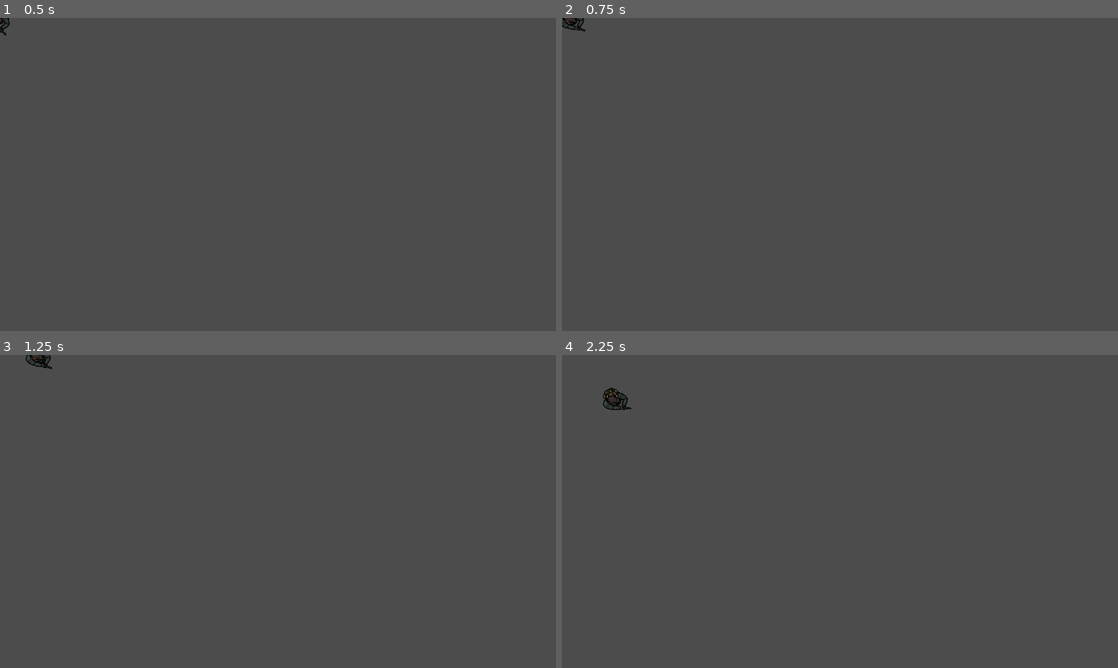
Above: before the commit, frames 1-4 (two rows, left to right).
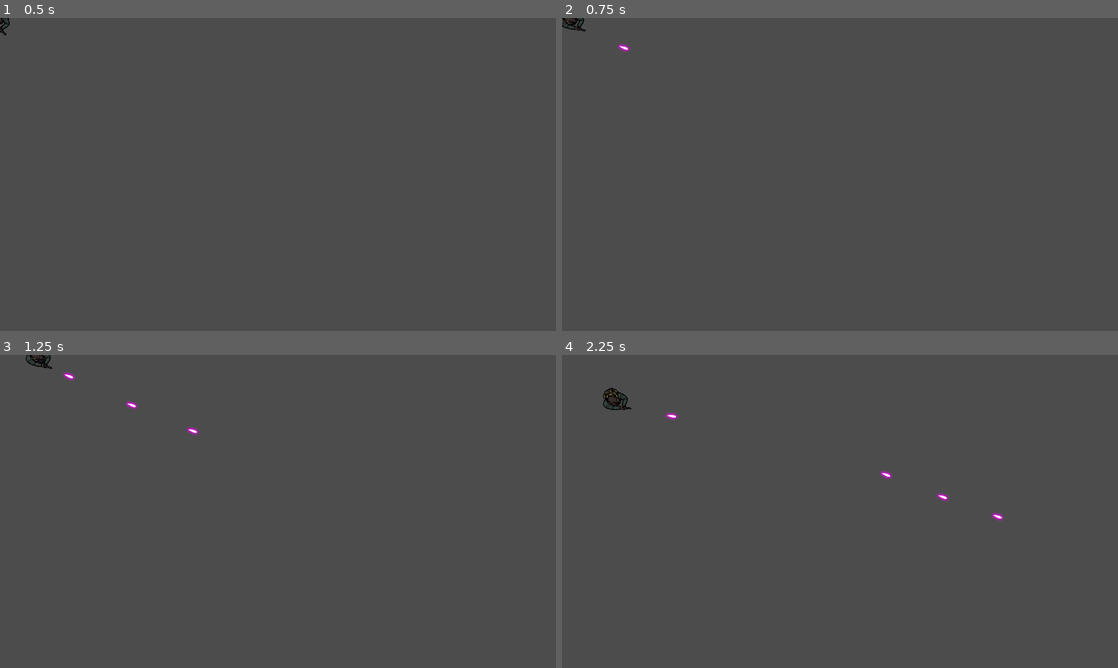
Above: after the commit, the same moments.

Repository: Gui-dev/topdownshooter
Game: Godot game, scene res://scenes/player/player.tscn
The game is run twice, just before and just after one commit, with the same random seed, the same clock (stepped at 60 frames per second) and the same inputs. The project has no main scene, so this scene is started directly.
Inputs (mouse positions are in pixels of both pictures, inside the frame that each line leads up to):
- Up to frame 1 (0.5 s): no input
- Up to frame 2 (0.75 s): tap Enter at 0.5 s; move the mouse to (962, 158) at 0.52 s; press the mouse at (962, 158) at 0.53 s; hold Right (ui_right) from 0.53 s (still down)
- Up to frame 3 (1.25 s): keep holding Right (ui_right)
- Up to frame 4 (2.25 s): move the mouse to (728, 527) at 1.27 s; release Right (ui_right) at 1.28 s; release the mouse at (728, 527) at 1.28 s; hold Down (ui_down) 1.28-2.03 s; click (728, 527) at 1.35 s; move the mouse to (895, 442) at 2.02 s; press the mouse at (895, 442) at 2.03 s; hold Right (ui_right) from 2.03 s (still down)

Frame 1 is identical in both runs. In frame 2, less than 0.1% of the frame differs, in the area x 10-13%, y 8-11%; in frame 3, 0.1%; in frame 4, 0.2%, in the area x 18-80%, y 18-53%.

Commit message:
feat: add helper function _shoot

Diff:
--- a/scenes/player/player.tscn
+++ b/scenes/player/player.tscn
@@ -242,7 +242,7 @@
 parameters/blend_position = Vector2( 0, 0 )
 
 [node name="body" type="Sprite" parent="sprites"]
-texture = ExtResource( 27 )
+texture = ExtResource( 2 )
 
 [node name="animation" type="AnimationPlayer" parent="sprites/body"]
 anims/RESET = SubResource( 5 )
@@ -255,3 +255,6 @@
 active = true
 parameters/playback = SubResource( 19 )
 parameters/pistol/blend_position = 0
+
+[node name="barrel" type="Position2D" parent="."]
+position = Vector2( 71, 26 )
--- a/scripts/player/player.gd
+++ b/scripts/player/player.gd
@@ -2,12 +2,16 @@
 class_name Player
 
 
+const Bullet = preload('res://scenes/prefabs/bullet.tscn')
 var speed: float = 200.0
 var motion_velocity: Vector2 = Vector2.ZERO
 var weapon: String = 'pistol'
+var weapon_timer: float = 0.0
+var cooldown: float = 0.3
 onready var animation_legs: AnimationTree = $sprites/legs/AnimationTree
 onready var animation_body: AnimationTree = $sprites/body/AnimationTree
 onready var animation_node: AnimationNodeStateMachinePlayback = animation_body.get('parameters/playback')
+onready var barrel: Position2D = $barrel
 
 
 func _process(delta: float) -> void:
@@ -19,6 +23,11 @@
   look_at(get_global_mouse_position())
   _animations()
 
+  weapon_timer -= delta
+  if Input.is_action_pressed('ui_shoot') and weapon_timer <= 0:
+    weapon_timer = cooldown
+    _shoot()
+
 
 func _physics_process(delta: float) -> void:
   motion_velocity = move_and_slide(motion_velocity)
@@ -27,3 +36,11 @@
 func _animations() -> void:
   animation_legs.set('parameters/blend_position', motion_velocity)
   animation_body.set('parameters/%s/blend_position' % weapon, motion_velocity.angle())
+
+
+func _shoot() -> void:
+  var bullet = Bullet.instance()
+  bullet.global_position = barrel.global_position
+  bullet.rotation_degrees = rotation_degrees
+  bullet.apply_impulse(Vector2.ZERO, Vector2(1000, 0).rotated(rotation))
+  get_tree().root.call_deferred('add_child', bullet)
